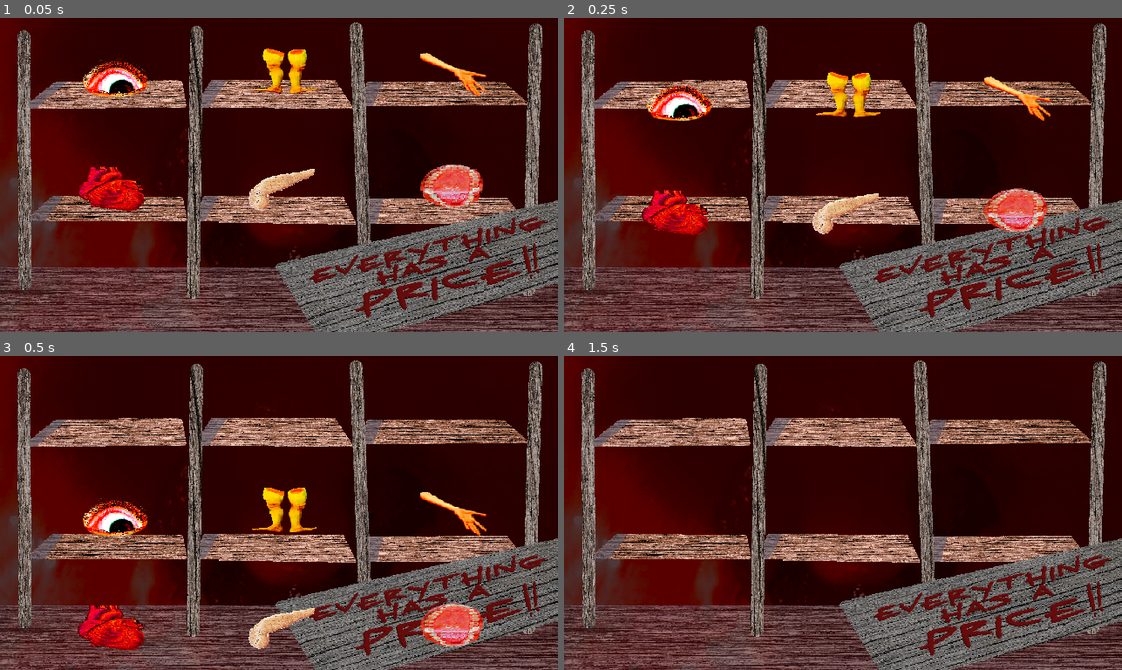
Above: before the commit, frames 1-4 (two rows, left to right).
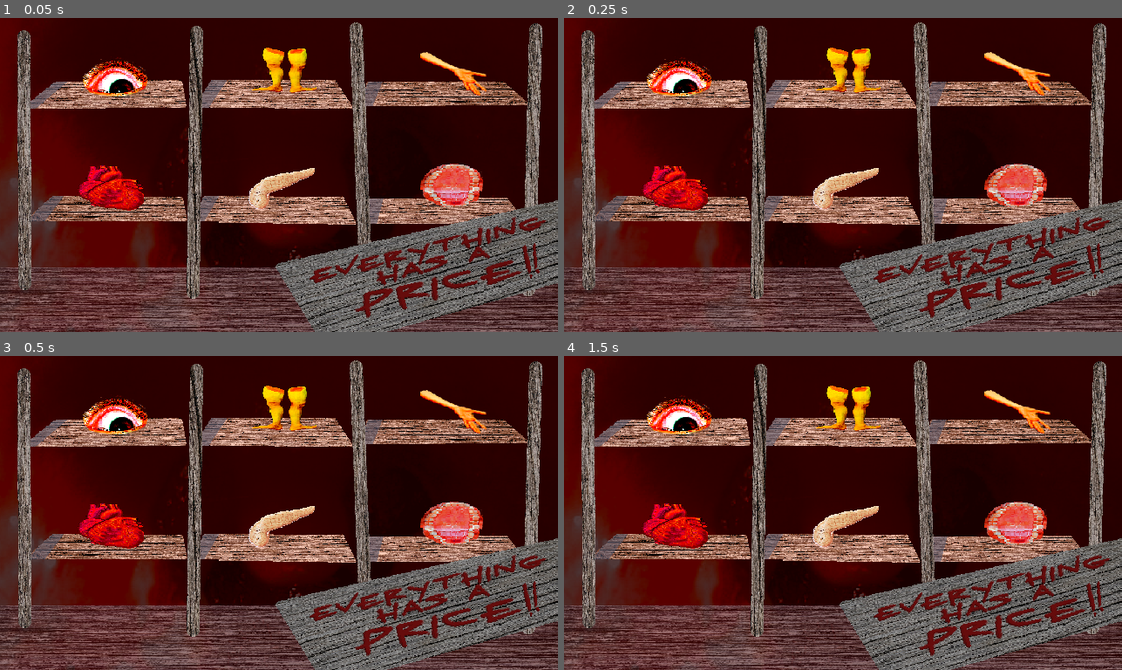
Above: after the commit, the same moments.

Repository: Fullbust505/GameJam2026
Game: Godot game, scene res://scenes/shop.tscn
Two runs of this game, one before a commit and one after it. Both use one fixed random seed, a clock stepped at 60 frames per second and the inputs below. This scene is started directly instead of the project's main scene.
Inputs:
- Up to frame 1 (0.05 s): no input
- Up to frame 2 (0.25 s): no input
- Up to frame 3 (0.5 s): no input
- Up to frame 4 (1.5 s): tap Enter at 1.25 s

The runs differ from the first frame. In frame 1, 3.0% of the frame differs, in the area x 13-88%, y 9-62%; in frame 2, 8.9%; in frame 3, 9.1%, in the area x 13-88%, y 9-94%; in frame 4, 5.1%.

Commit message:
commit for good measures

Diff:
--- a/monsieur-monstre-jeux/scenes/shop.tscn
+++ b/monsieur-monstre-jeux/scenes/shop.tscn
@@ -82,6 +82,7 @@
 
 [node name="Eye" type="RigidBody2D" parent="." unique_id=373467610]
 position = Vector2(132, 68)
+gravity_scale = 0.0
 
 [node name="Sprite2D" type="Sprite2D" parent="Eye" unique_id=1765721712]
 position = Vector2(0, -0.09983158)
@@ -98,6 +99,7 @@
 
 [node name="Legs" type="RigidBody2D" parent="." unique_id=1277914353]
 position = Vector2(326, 60)
+gravity_scale = 0.0
 
 [node name="Sprite2D" type="Sprite2D" parent="Legs" unique_id=943973558]
 position = Vector2(0, -0.09983158)
@@ -114,6 +116,7 @@
 
 [node name="Arm" type="RigidBody2D" parent="." unique_id=1625620732]
 position = Vector2(520, 65)
+gravity_scale = 0.0
 
 [node name="Sprite2D" type="Sprite2D" parent="Arm" unique_id=700709881]
 position = Vector2(0, -0.09983158)
@@ -130,6 +133,7 @@
 
 [node name="Heart" type="RigidBody2D" parent="." unique_id=758378759]
 position = Vector2(127, 195)
+gravity_scale = 0.0
 
 [node name="Sprite2D" type="Sprite2D" parent="Heart" unique_id=783003826]
 position = Vector2(0, -0.09983158)
@@ -146,6 +150,7 @@
 
 [node name="Pancreas" type="RigidBody2D" parent="." unique_id=1419456948]
 position = Vector2(323, 196)
+gravity_scale = 0.0
 
 [node name="Sprite2D" type="Sprite2D" parent="Pancreas" unique_id=1742768797]
 position = Vector2(0, -0.09983158)
@@ -160,18 +165,19 @@
 [node name="AnimationPlayer" type="AnimationPlayer" parent="Pancreas" unique_id=1257429193]
 libraries/ = SubResource("AnimationLibrary_7mqwv")
 
-[node name="teeth" type="RigidBody2D" parent="." unique_id=999258288]
+[node name="Teeth" type="RigidBody2D" parent="." unique_id=999258288]
 position = Vector2(518, 192)
+gravity_scale = 0.0
 
-[node name="Sprite2D" type="Sprite2D" parent="teeth" unique_id=1612496005]
+[node name="Sprite2D" type="Sprite2D" parent="Teeth" unique_id=1612496005]
 position = Vector2(0, -0.09983158)
 scale = Vector2(1.1920793, 0.8079208)
 texture = ExtResource("7_ajxib")
 
-[node name="CollisionShape2D" type="CollisionShape2D" parent="teeth" unique_id=667918274]
+[node name="CollisionShape2D" type="CollisionShape2D" parent="Teeth" unique_id=667918274]
 visible = false
 position = Vector2(0, -7)
 shape = SubResource("CircleShape2D_1v8qu")
 
-[node name="AnimationPlayer" type="AnimationPlayer" parent="teeth" unique_id=955448946]
+[node name="AnimationPlayer" type="AnimationPlayer" parent="Teeth" unique_id=955448946]
 libraries/ = SubResource("AnimationLibrary_7mqwv")
--- a/monsieur-monstre-jeux/scripts/organ_stealing.gd
+++ b/monsieur-monstre-jeux/scripts/organ_stealing.gd
@@ -97,6 +97,5 @@
 	end_timer.start()
 	print(gamestate)
 
-
 func _on_ending_timer_timeout() -> void:
 	print("change the game scene fils de pute")
Binary file added: monsieur-monstre-jeux/sprites/Price_Tag.png
Not shown, added: monsieur-monstre-jeux/sprites/Price_Tag.png.import
